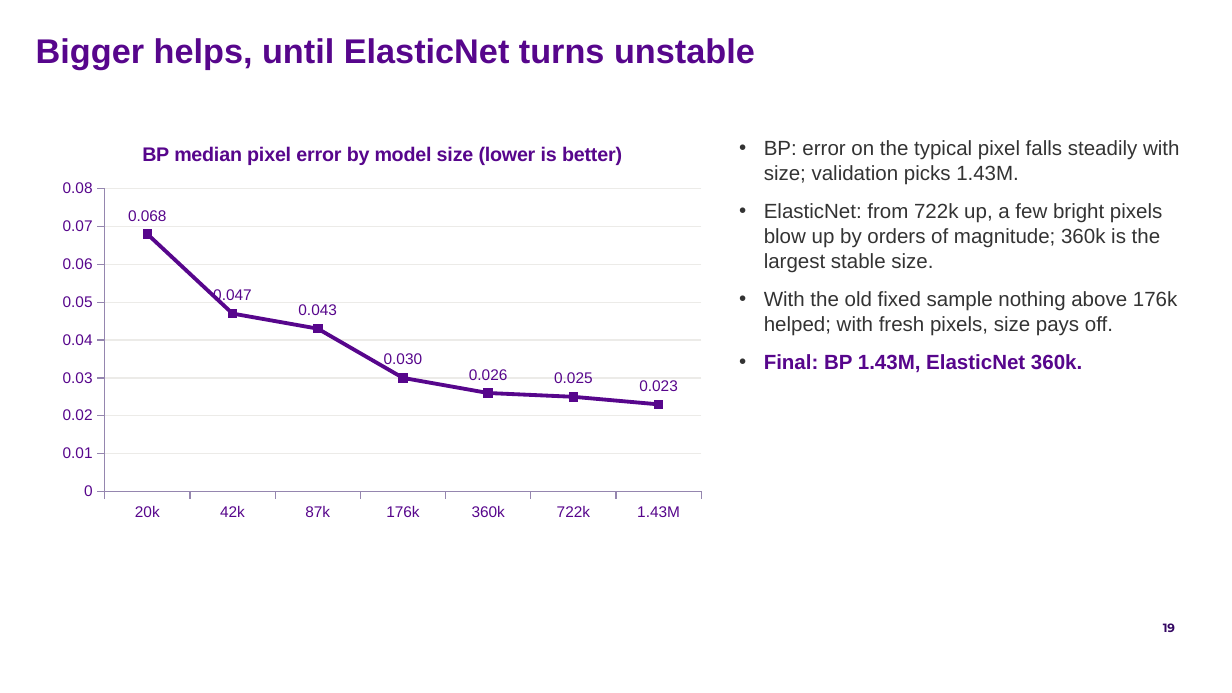
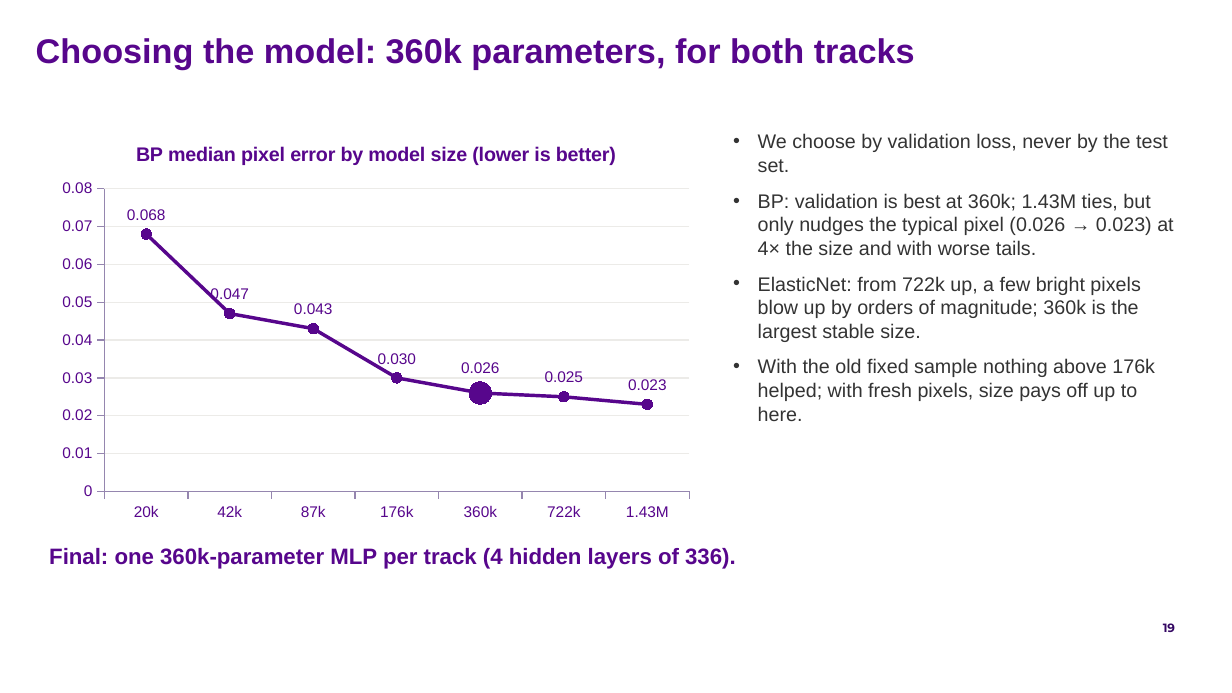
Before and after one commit to FruitPnchSamuraiG/solar-dem-inversion, a slide deck: slide 19 of slides/DEM_deck_v2.pptx. Drawn at 1232x693 pixels with LibreOffice and Linux fonts; fonts in the diff are those of the drawing; background and template pictures are left out. Boxes give left, top, right and bottom in pixels: in the first picture for what was removed or moved away, otherwise in the second. Text is boxed around its words. In the diff, an @@ line names an element or a change of style, - is before the commit and + after.

Commit message:
slides: one 360k model for both tracks; slide 19 is the model choice
BP's own validation best is 360k (2.148; 1.43M ties at 2.155 but is worse
on nearly every test metric and 4x larger), and 360k is the largest stable
ElasticNet size, so both tracks now use it. Slide 19 states how the model
was chosen; the summary, model slide and Parts 6-7 use the 360k numbers and
redrawn figures. The BP 360k self-consistency is 0.97x at multi-peaked
pixels.

```diff
--- a/slides/DEM_deck_v2.pptx
+++ b/slides/DEM_deck_v2.pptx
@@ text at (x1=36, y1=38, x2=915, y2=70): text changed @@
-Bigger helps, until ElasticNet turns unstable
+Choosing the model: 360k parameters, for both tracks
@@ line chart resized from (x1=49, y1=123, x2=715, y2=530) to (x1=49, y1=123, x2=702, y2=530) @@
@@ text "We choose by validation loss, ..." moved from (x1=764, y1=140, x2=1179, y2=373) to (x1=758, y1=133, x2=1173, y2=421) @@
@@ text at (x1=758, y1=133, x2=1173, y2=255): text changed; size 12 to 11.5 pt @@
-• BP: error on the typical pixel falls steadily with size; validation picks 1.43M.
+• We choose by validation loss, never by the test set.
+• BP: validation is best at 360k; 1.43M ties, but only nudges the typical pixel (0.026 → 0.023) at 4× the size and with worse tails.
@@ text at (x1=758, y1=276, x2=1140, y2=342): size 12 to 11.5 pt in "ElasticNet: from 722k up, a few bright ..."; less space between paragraphs @@
@@ text at (x1=758, y1=358, x2=1155, y2=421): text changed; size 12 to 11.5 pt @@
-• With the old fixed sample nothing above 176k helped; with fresh pixels, size pays off.
-• Final: BP 1.43M, ElasticNet 360k.
+• With the old fixed sample nothing above 176k helped; with fresh pixels, size pays off up to here.
@@ text added at (x1=49, y1=548, x2=736, y2=569), 13 pt, text #57068C, bold @@
+Final: one 360k-parameter MLP per track (4 hidden layers of 336).
```
Also in this commit, not shown: 12 other slides changed, 12 other files.
